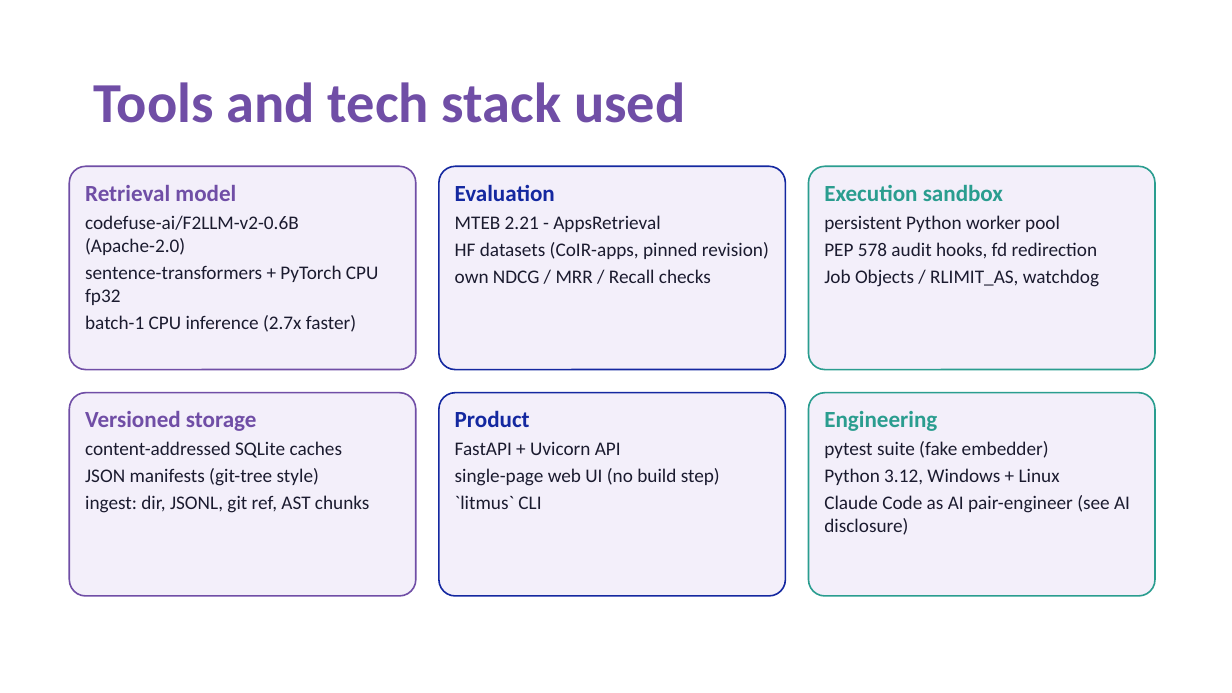
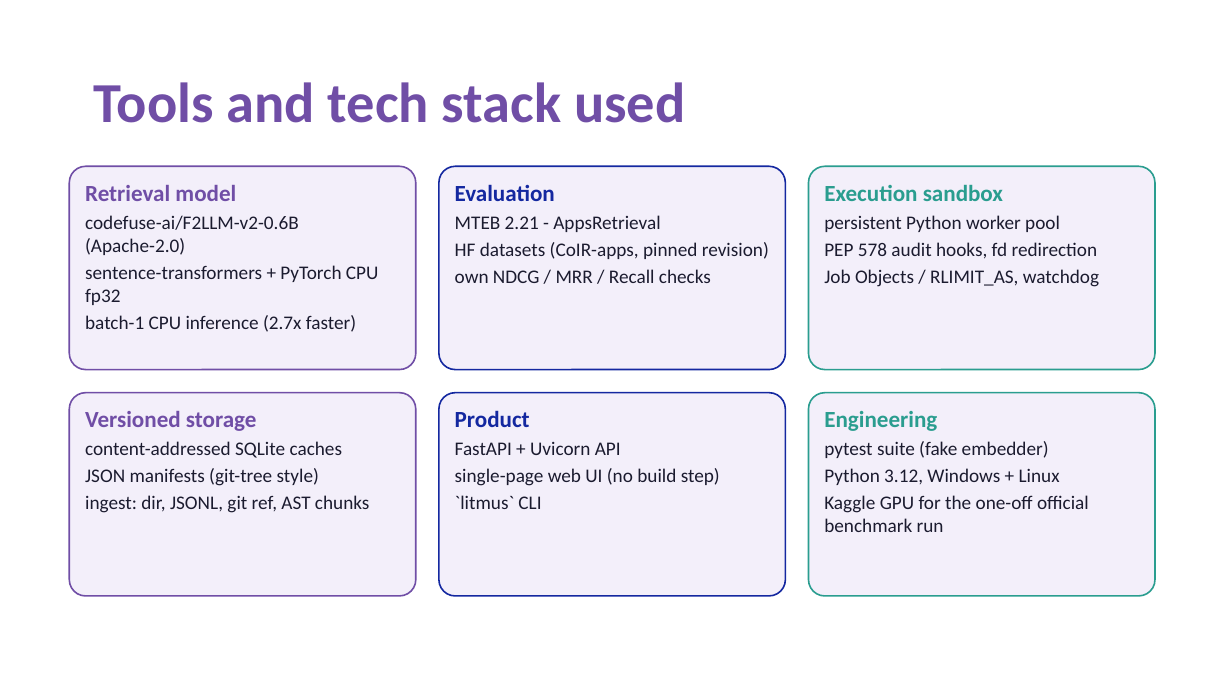
Before and after one commit to kanika190905/litmus, a slide deck: slide 6 of presentation/Litmus_PRISM_Submission.pptx. Drawn at 1232x693 pixels with LibreOffice and Linux fonts; fonts in the diff are those of the drawing. Boxes give left, top, right and bottom in pixels: in the first picture for what was removed or moved away, otherwise in the second. Text is boxed around its words. In the diff, an @@ line names an element or a change of style, - is before the commit and + after.

Commit message:
Final submission: official AppsRetrieval results (NDCG@10 0.9669), team details, Kaggle notebook, portability fixes, updated README/PPT/checklist

```diff
--- a/presentation/Litmus_PRISM_Submission.pptx
+++ b/presentation/Litmus_PRISM_Submission.pptx
@@ text in rounded rectangle at (824, 495, 1089, 532): text changed @@
-Claude Code as AI pair-engineer (see AI disclosure)
+Kaggle GPU for the one-off official benchmark run
```
Also in this commit, not shown: 6 other slides changed, 18 other files.
